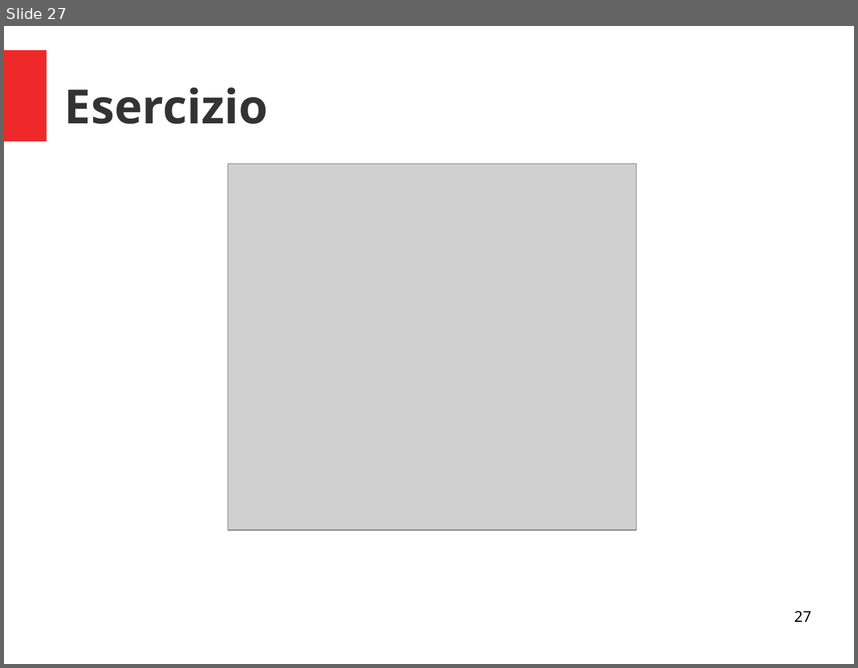
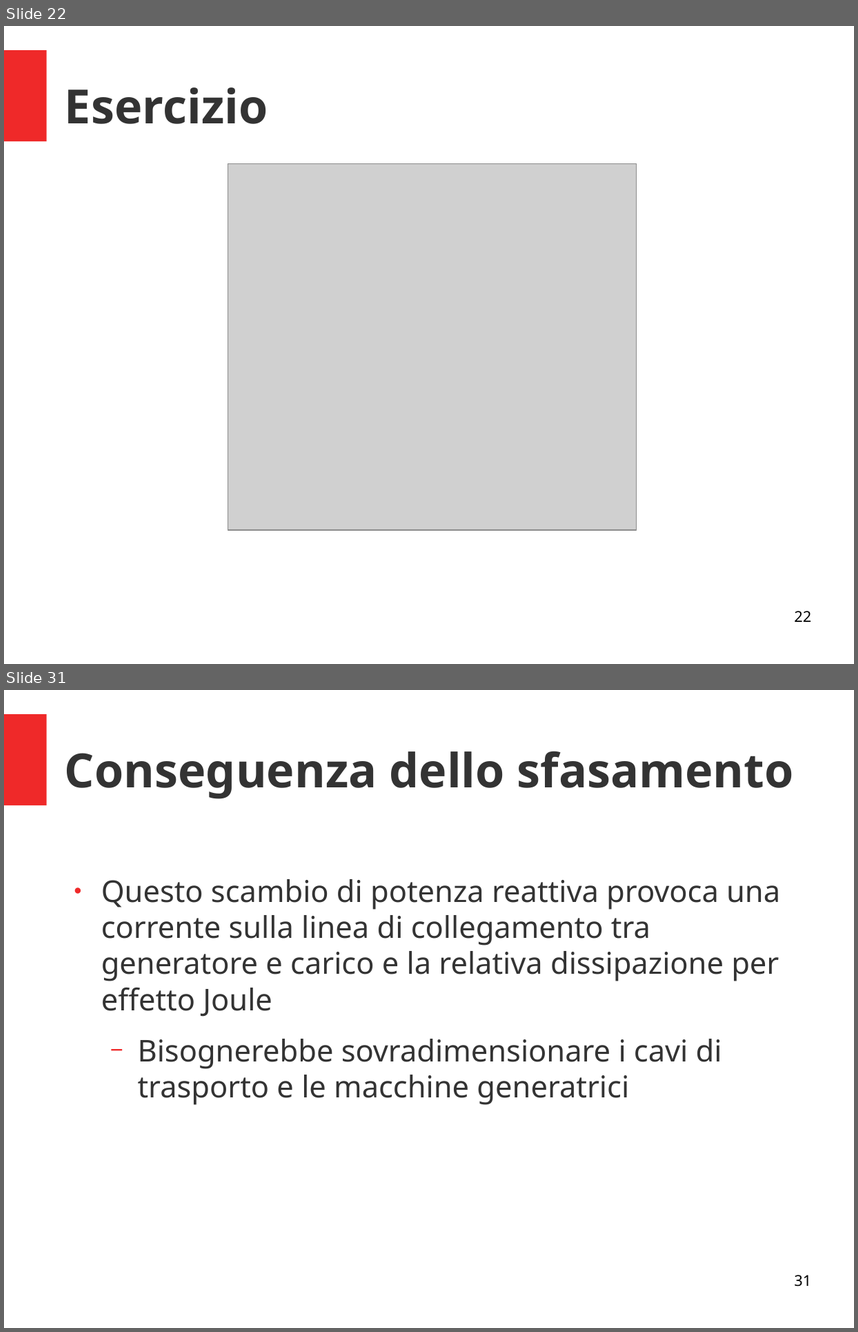
Before and after one commit to fuserale/Baronio, a slide deck: Anno 2019_2020/4A TL/2. La corrente alternata/2. La corrente alternata.odp. Shown one above the other, each under a label of ours: slide 27 before the commit, slides 22 and 31 after it; the slides between them are not shown. The pictures are 858x668 and 858x1332 pixels, drawn with LibreOffice and Linux fonts; fonts in the diff are those of the drawing; grey boxes stand for pictures. Boxes give left, top, right and bottom in pixels: in the first picture for what was removed or moved away, otherwise in the second. Text is boxed around its words. In the diff, an @@ line names an element or a change of style, - is before the commit and + after.

```diff
--- a/Anno 2019_2020/4A TL/2. La corrente alternata/2. La corrente alternata.odp
+++ b/Anno 2019_2020/4A TL/2. La corrente alternata/2. La corrente alternata.odp
@@ slide 31 added at <box>4,690,854,1328</box>, background #FFFFFF; not listed: 1 template element that a slide beside it also shows @@
@@ title added at <box>65,751,794,799</box>, 44 pt, text #333333, bold @@
+Conseguenza dello sfasamento
@@ text added at <box>101,879,780,1105</box>, 28 pt, text #333333 @@
+● Questo scambio di potenza reattiva provoca una corrente sulla linea di collegamento tra generatore e carico e la relativa dissipazione per effetto Joule
+  − Bisognerebbe sovradimensionare i cavi di trasporto e le macchine generatrici
@@ page number added at <box>794,1274,811,1286</box>, 14 pt, text #000000 @@
+31
@@ what was slide 27 is now slide 22 @@
@@ page number at <box>794,610,811,621</box>: text changed @@
-27
+22
```
Also in this commit, not shown: 16 other slides added, 7 slides removed, 14 other files.
